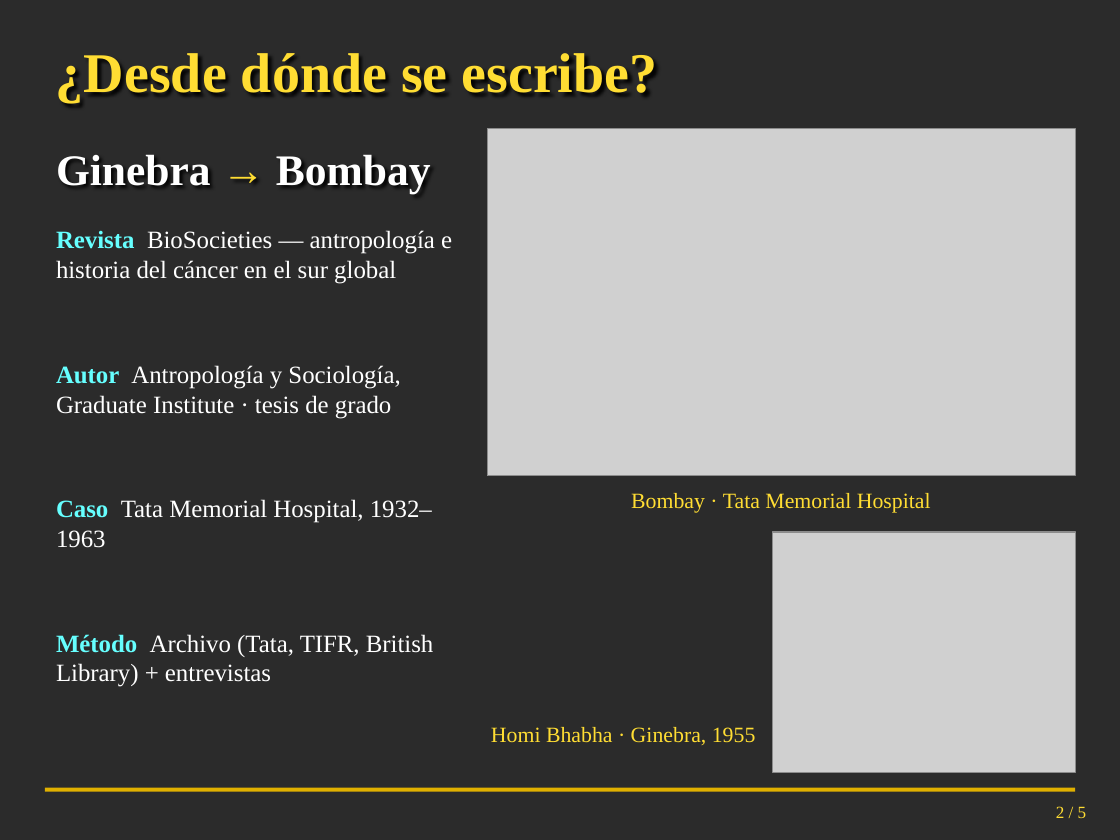
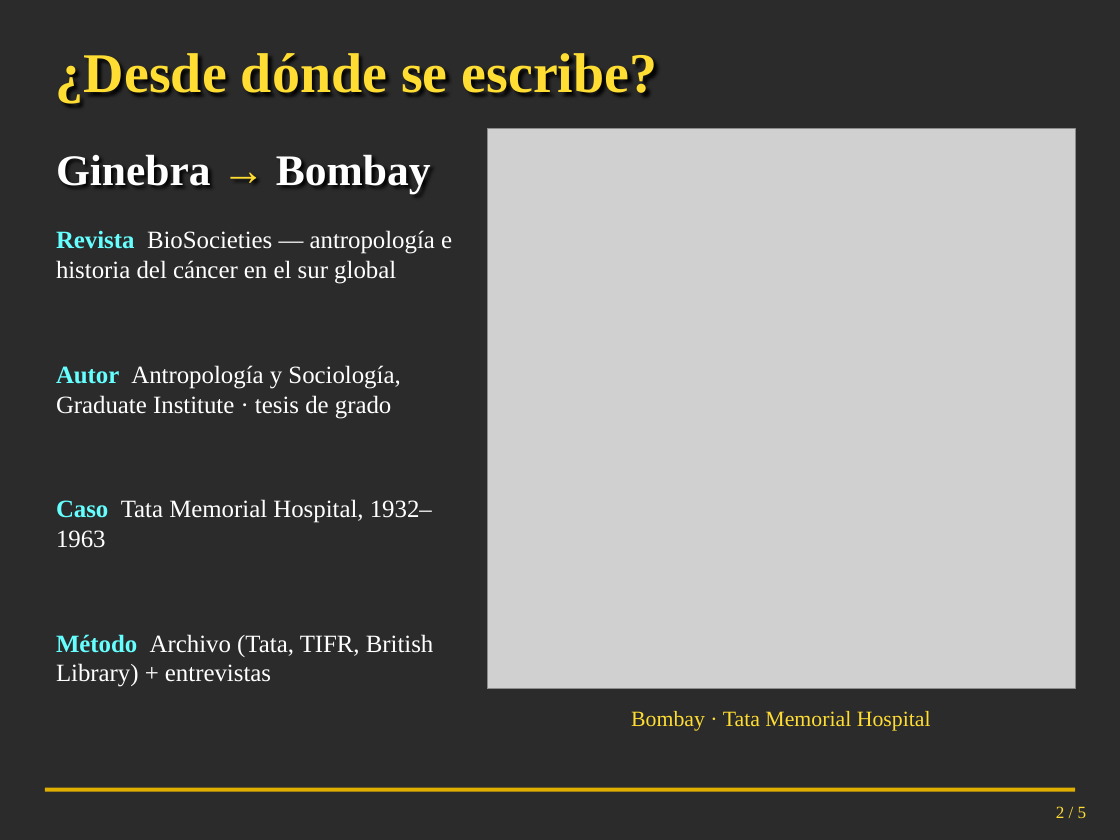
Before and after one commit to Luciano-Tejada/LTC, a slide deck: slide 2 of Smith2022_presentacion_v4.pptx. Drawn at 1120x840 pixels with LibreOffice and Linux fonts; fonts in the diff are those of the drawing; grey boxes stand for pictures; background and template pictures are left out; a plain dark background stands for a picture behind light text. Boxes give left, top, right and bottom in pixels: in the first picture for what was removed or moved away, otherwise in the second. Text is boxed around its words. In the diff, an @@ line names an element or a change of style, - is before the commit and + after.

```diff
--- a/Smith2022_presentacion_v4.pptx
+++ b/Smith2022_presentacion_v4.pptx
@@ picture: place and size @@
-picture at (487, 129, 1075, 476)
+picture at (487, 129, 1075, 689)
@@ picture removed at (773, 532, 1075, 773) @@
@@ text "Bombay · Tata Memorial Hospital": place and size @@
-text "Bombay · Tata Memorial Hospital" at (631, 493, 931, 513)
+text "Bombay · Tata Memorial Hospital" at (631, 711, 931, 731)
@@ text removed at (491, 727, 756, 745) @@
-Homi Bhabha · Ginebra, 1955
```
